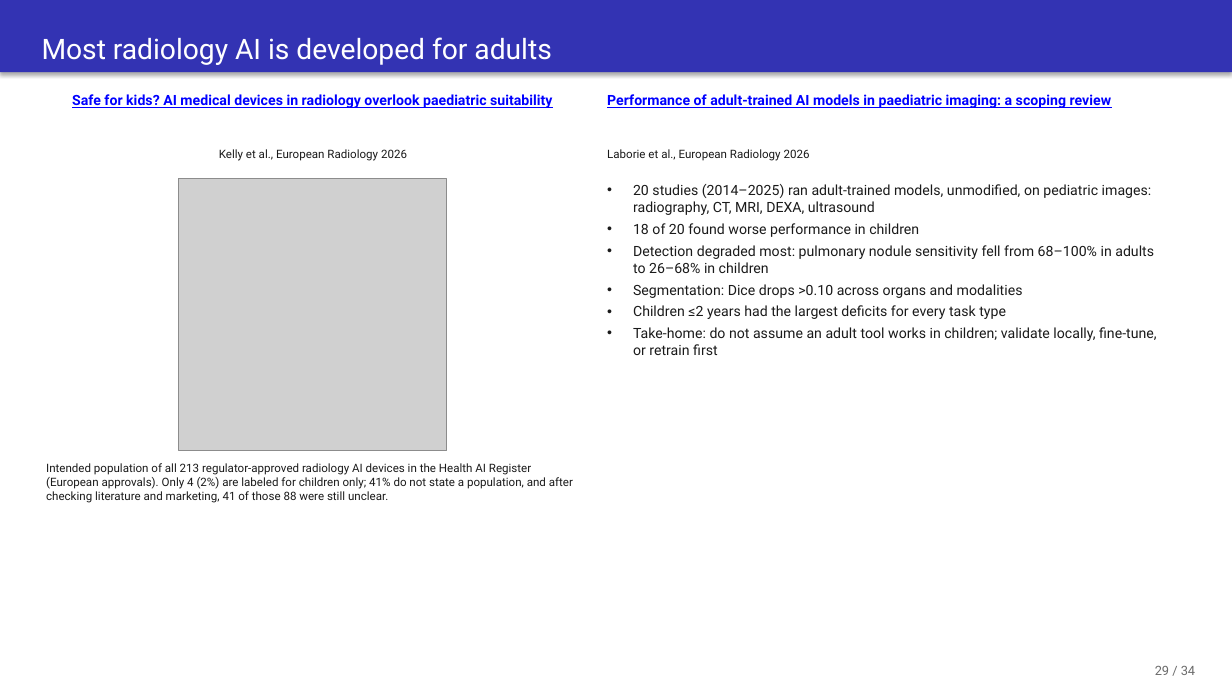
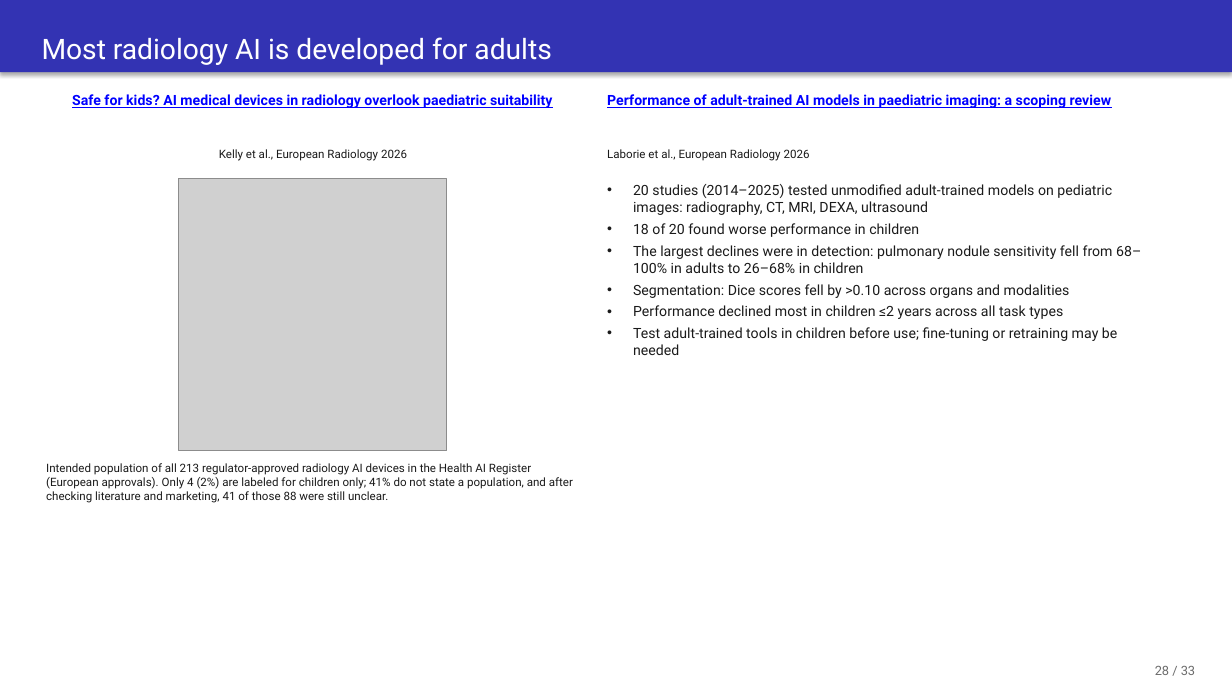
Before and after one commit to josephrich98/pediatric_radiology_ai, a slide deck: slide 59 of slides/pedrad_ai_slides.pptx (slide 60 before the commit). Drawn at 1232x693 pixels with LibreOffice and Linux fonts; fonts in the diff are those of the drawing; grey boxes stand for pictures. Boxes give left, top, right and bottom in pixels: in the first picture for what was removed or moved away, otherwise in the second. Text is boxed around its words. In the diff, an @@ line names an element or a change of style, - is before the commit and + after.

```diff
--- a/slides/pedrad_ai_slides.pptx
+++ b/slides/pedrad_ai_slides.pptx
@@ text at <box>633,184,1112,215</box>: text changed @@
-• 20 studies (2014–2025) ran adult-trained models, unmodified, on pediatric images: radiography, CT, MRI, DEXA, ultrasound
+• 20 studies (2014–2025) tested unmodified adult-trained models on pediatric images: radiography, CT, MRI, DEXA, ultrasound
@@ text at <box>633,245,1141,355</box>: text changed @@
-• Detection degraded most: pulmonary nodule sensitivity fell from 68–100% in adults to 26–68% in children
-• Segmentation: Dice drops >0.10 across organs and modalities
-• Children ≤2 years had the largest deficits for every task type
-• Take-home: do not assume an adult tool works in children; validate locally, fine-tune, or retrain first
+• The largest declines were in detection: pulmonary nodule sensitivity fell from 68–100% in adults to 26–68% in children
+• Segmentation: Dice scores fell by >0.10 across organs and modalities
+• Performance declined most in children ≤2 years across all task types
+• Test adult-trained tools in children before use; fine-tuning or retraining may be needed
@@ text at <box>1155,666,1195,675</box>: text changed @@
-29 / 34
+28 / 33
```
Also in this commit, not shown: 37 other slides changed, 2 slides added, 1 slide removed, 3 other files.
